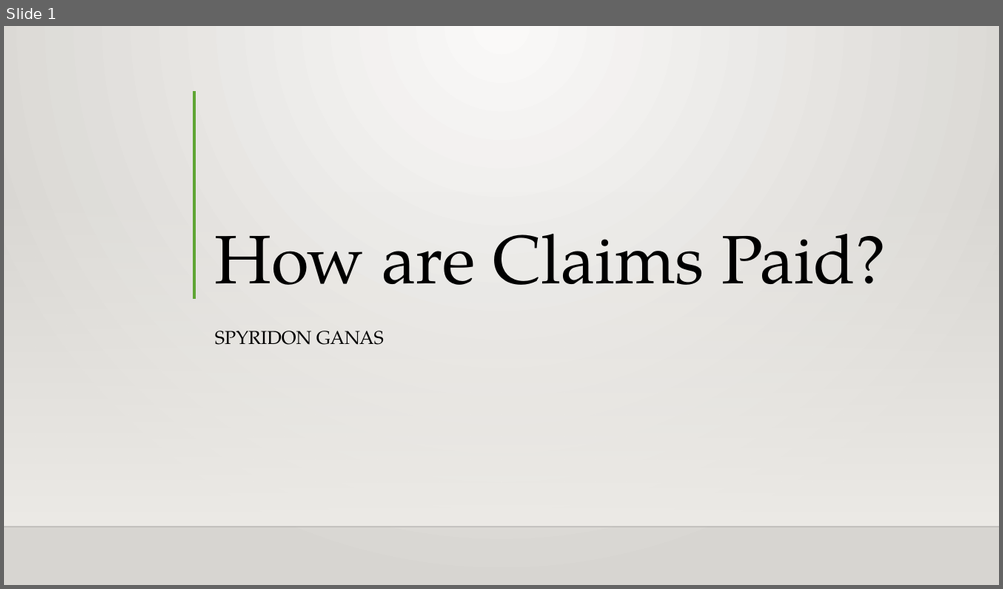
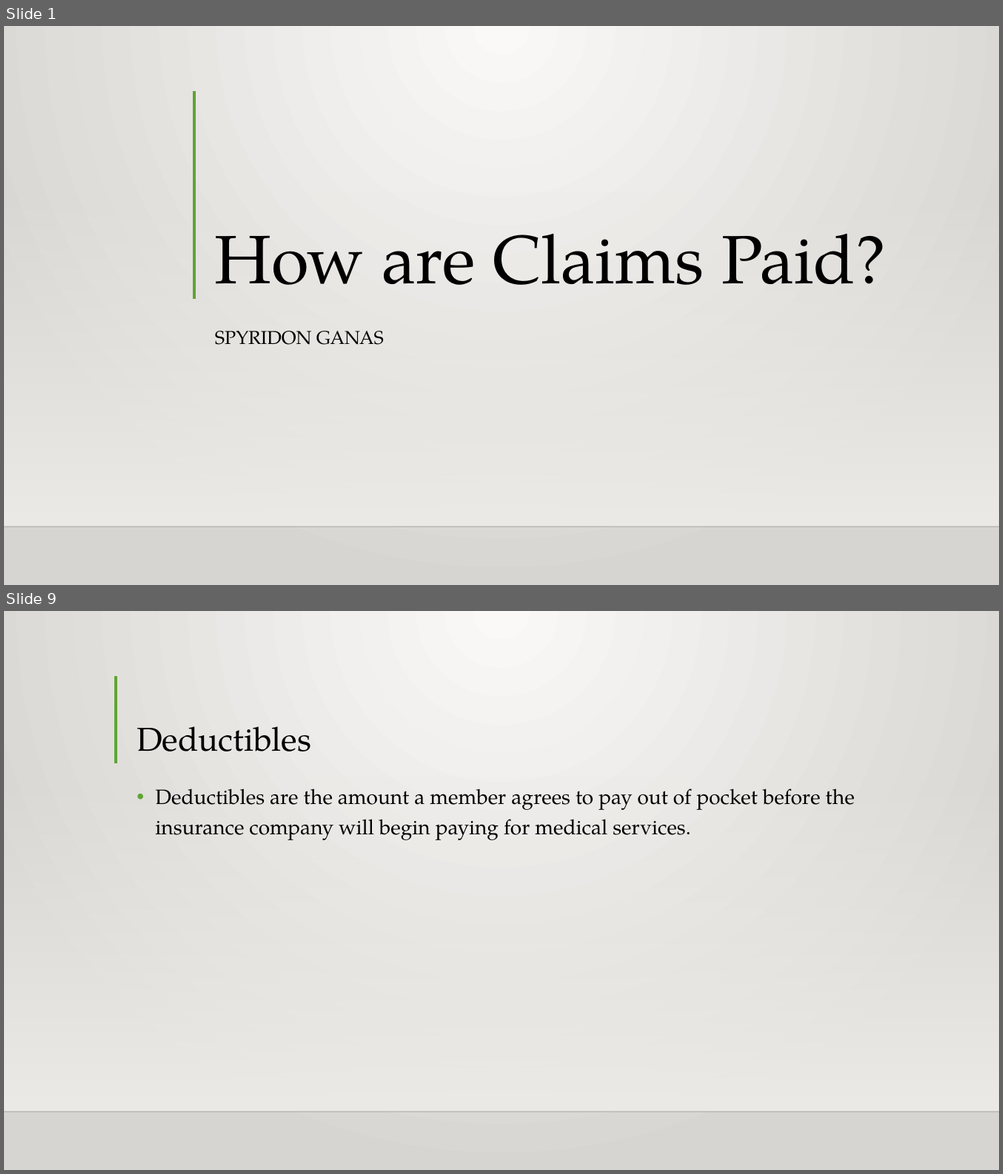
Before and after one commit to Intro-to-APCD/Intro-to-APCD.github.io, a slide deck: PowerPoints/Phase 3 - Claims Terminology/010 How are Claims Paid.pptx. Shown one above the other, each under a label of ours: slide 1 before the commit, slides 1 and 9 after it; the slides between them are not shown. The pictures are 1003x589 and 1003x1174 pixels, drawn with LibreOffice and Linux fonts; fonts in the diff are those of the drawing; background and template pictures are left out. Boxes give left, top, right and bottom in pixels: in the first picture for what was removed or moved away, otherwise in the second. Text is boxed around its words. In the diff, an @@ line names an element or a change of style, - is before the commit and + after.

```diff
--- a/PowerPoints/Phase 3 - Claims Terminology/010 How are Claims Paid.pptx
+++ b/PowerPoints/Phase 3 - Claims Terminology/010 How are Claims Paid.pptx
@@ slide 9 added at (4, 611, 999, 1170), background gradient #FAFAF9 to #D7D5D2; not listed: 2 template elements that a slide beside it also shows @@
@@ line added from (116, 676) to (116, 763), #5FA534 3 pt @@
@@ title added at (136, 726, 311, 752), 32 pt, text #000000 @@
+Deductibles
@@ text added at (155, 789, 854, 840), 20 pt, text #000000 @@
+• Deductibles are the amount a member agrees to pay out of pocket before the insurance company will begin paying for medical services.
```
Also in this commit, not shown: 2 slides changed, 8 other slides added, 9 slides removed.
